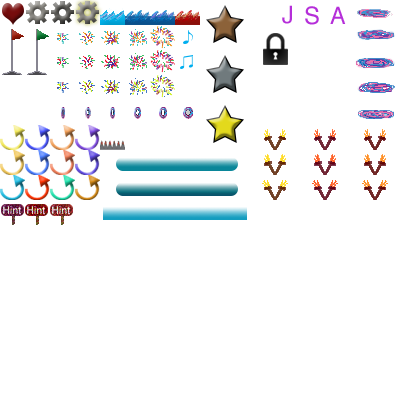
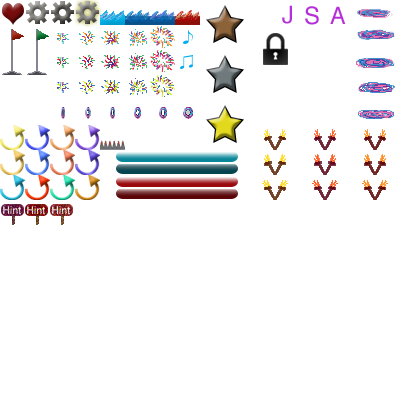
Layered file, before and after one edit (400×400). Changes by layer:
added group "Mana/Health Bar" with 9 layers above "heart" over <box>116,152,238,199</box>
added layer "lightHealth" in group "Mana/Health Bar" over <box>116,177,238,187</box>
added layer "darkHealth" in group "Mana/Health Bar" over <box>116,188,238,199</box>
added layer "lightMana" in group "Mana/Health Bar" over <box>116,152,238,162</box>
renamed "Rounded Rectangle 4" to "darkMana", moved it into group "Mana/Health Bar", painted on it, unmasked it over <box>116,157,238,174</box>
removed layer "Rounded Rectangle 3" over <box>116,182,238,196</box>
removed layer "Rectangle 1" over <box>103,207,247,220</box>
